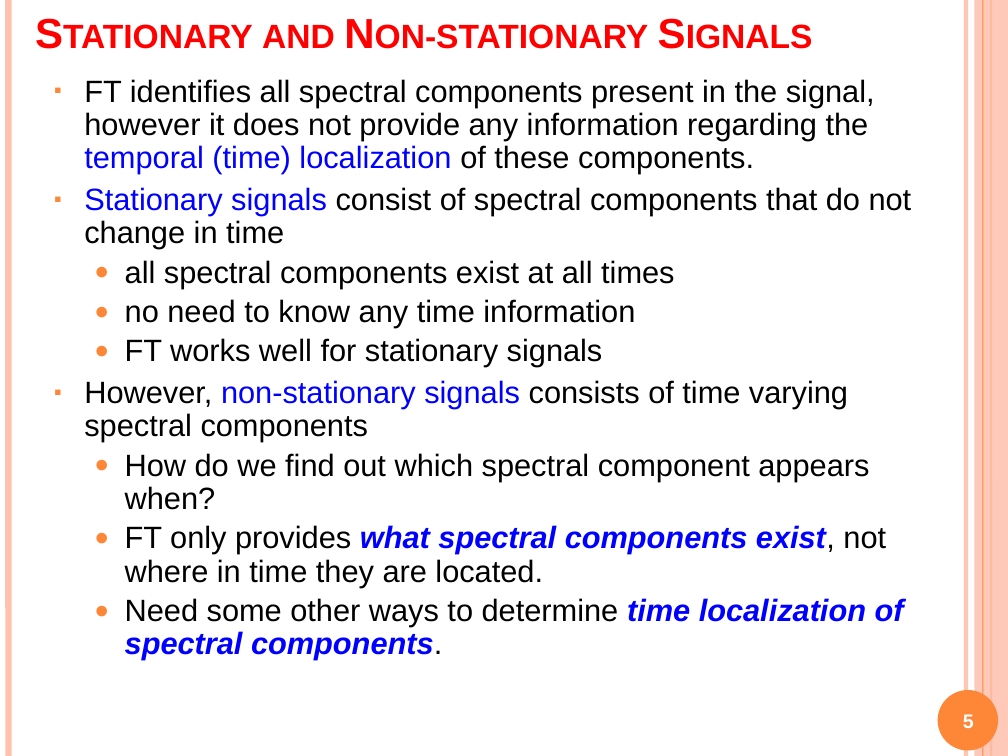
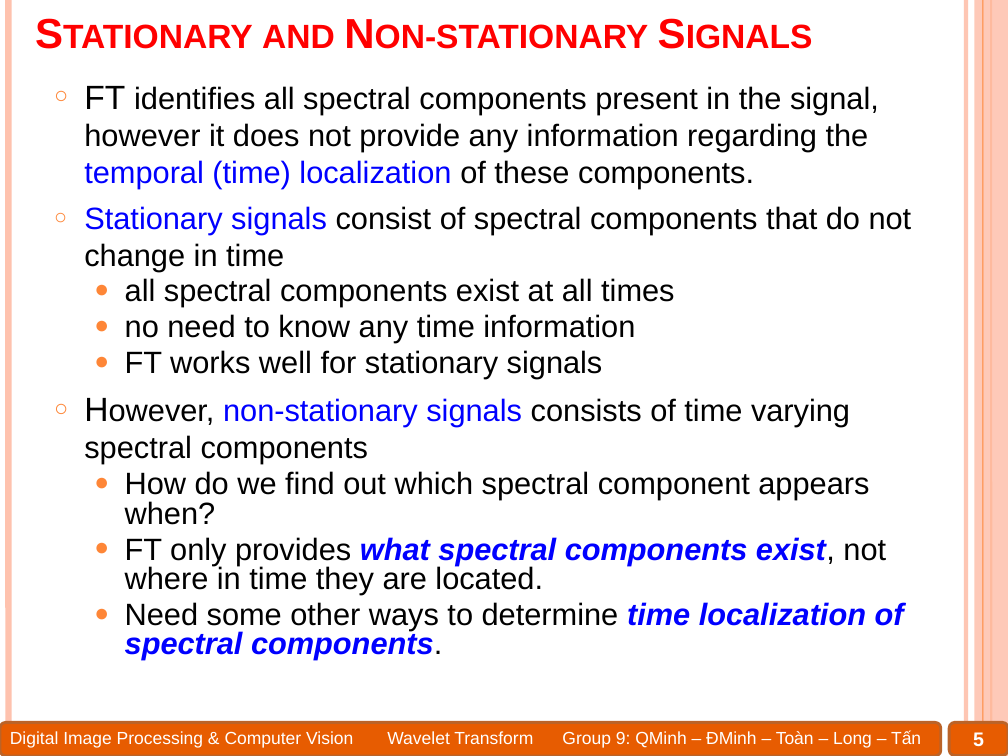
Before and after one commit to Alex7Huynh/dip-g9, a slide deck: slide 5 of 6. PPT/Wavelet transform.pptx. Drawn at 1008x756 pixels with LibreOffice and Linux fonts; fonts in the diff are those of the drawing. Boxes give left, top, right and bottom in pixels: in the first picture for what was removed or moved away, otherwise in the second. Text is boxed around its words. In the diff, an @@ line names an element or a change of style, - is before the commit and + after.

```diff
--- a/6. PPT/Wavelet transform.pptx
+++ b/6. PPT/Wavelet transform.pptx
@@ text "FT identifies all spectral components ..." at <box>84,86,912,660</box>: size 22 to 24 pt in "FT", "However,"; bullet ▪ to ○; line spacing 0.9 to 1; line spacing 0.9 to 0.8 @@
@@ ellipse removed at <box>937,690,998,751</box> @@
@@ rounded rectangle added at <box>0,723,940,756</box>, fill #E75C01, outline #BC6329 2 pt @@
@@ text added at <box>10,731,921,748</box>, 12.5 pt, text #FFFFFF @@
+Digital Image Processing & Computer Vision Wavelet Transform Group 9: QMinh – ĐMinh – Toàn – Long – Tấn
@@ page number: place and size @@
-page number at <box>963,714,974,728</box>
+page number at <box>973,732,984,747</box>
@@ rounded rectangle added at <box>950,723,1008,756</box>, fill #E75C01, outline #BC6329 2 pt @@
```
Also in this commit, not shown: 80 other slides changed, 3 slides added, 4 other files.
